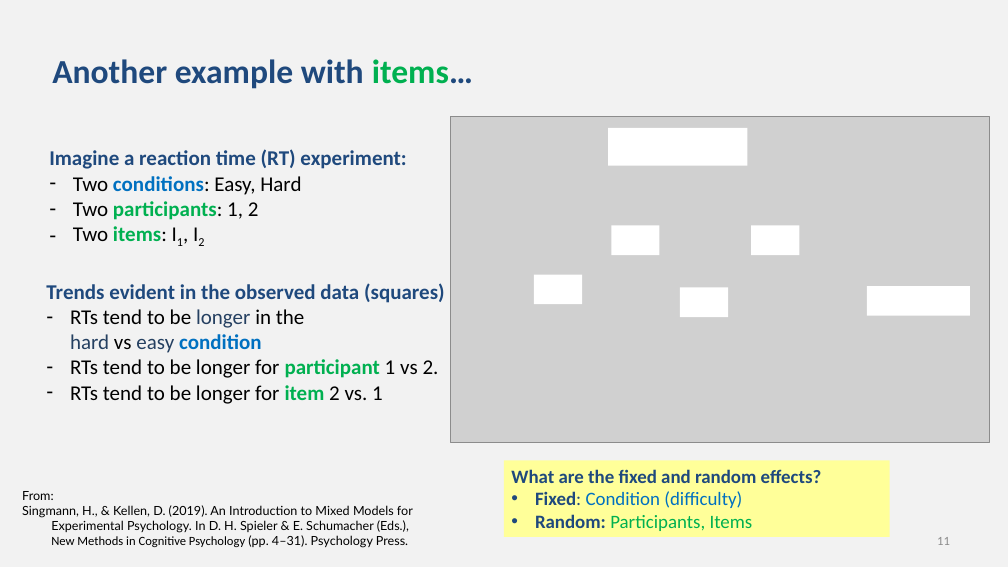
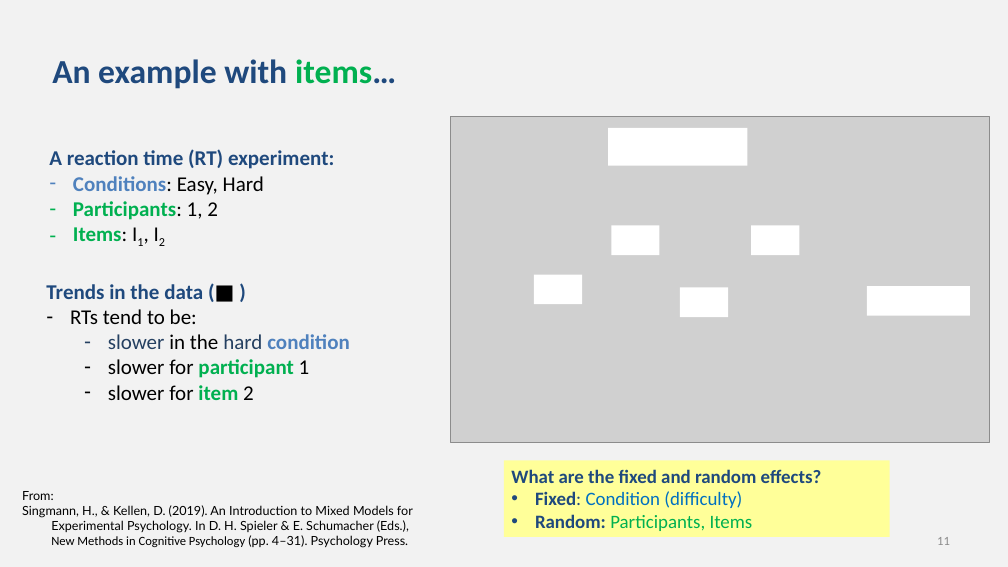
Before and after one commit to chrisjberry/datafluencyCB, a slide deck: slide 11 of docs/slides/PSYC761_L8_MixedModels.pptx. Drawn at 1008x567 pixels with LibreOffice and Linux fonts; fonts in the diff are those of the drawing; grey boxes stand for pictures. Boxes give left, top, right and bottom in pixels: in the first picture for what was removed or moved away, otherwise in the second. Text is boxed around its words. In the diff, an @@ line names an element or a change of style, - is before the commit and + after.

```diff
--- a/docs/slides/PSYC761_L8_MixedModels.pptx
+++ b/docs/slides/PSYC761_L8_MixedModels.pptx
@@ title at (52,59,396,89): text changed @@
-Another example with items…
+An example with items…
@@ text at (49,149,334,241): text changed @@
-Imagine a reaction time (RT) experiment:
-– Two conditions: Easy, Hard
-– Two participants: 1, 2
-– Two items: I1, I2
+A reaction time (RT) experiment:
+– Conditions: Easy, Hard
+– Participants: 1, 2
+– Items: I1, I2
@@ text at (46,284,350,400): text changed @@
-Trends evident in the observed data (squares)
-– RTs tend to be longer in the
-  hard vs easy condition
-– RTs tend to be longer for participant 1 vs 2.
-– RTs tend to be longer for item 2 vs. 1
+Trends in the data (■ )
+– RTs tend to be:
+  – slower in the hard condition
+  – slower for participant 1
+  – slower for item 2
```
Also in this commit, not shown: 20 other slides changed.
